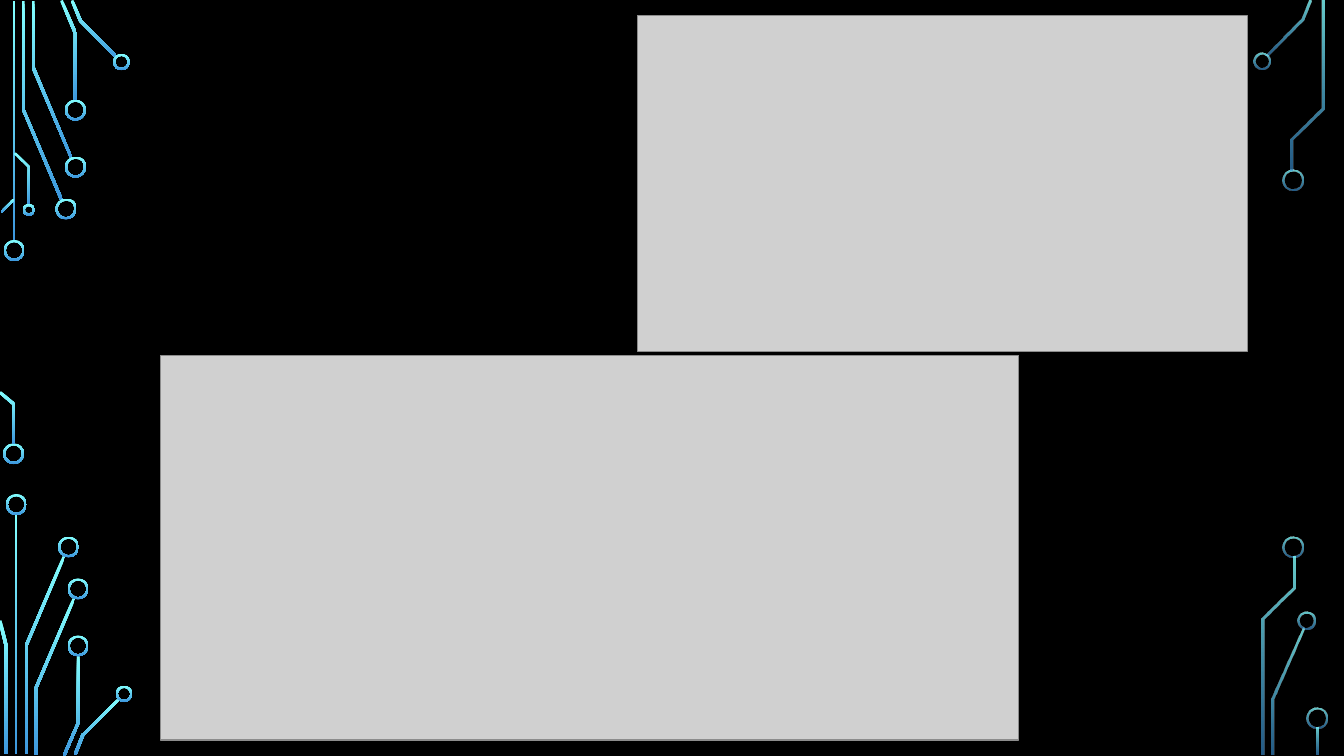
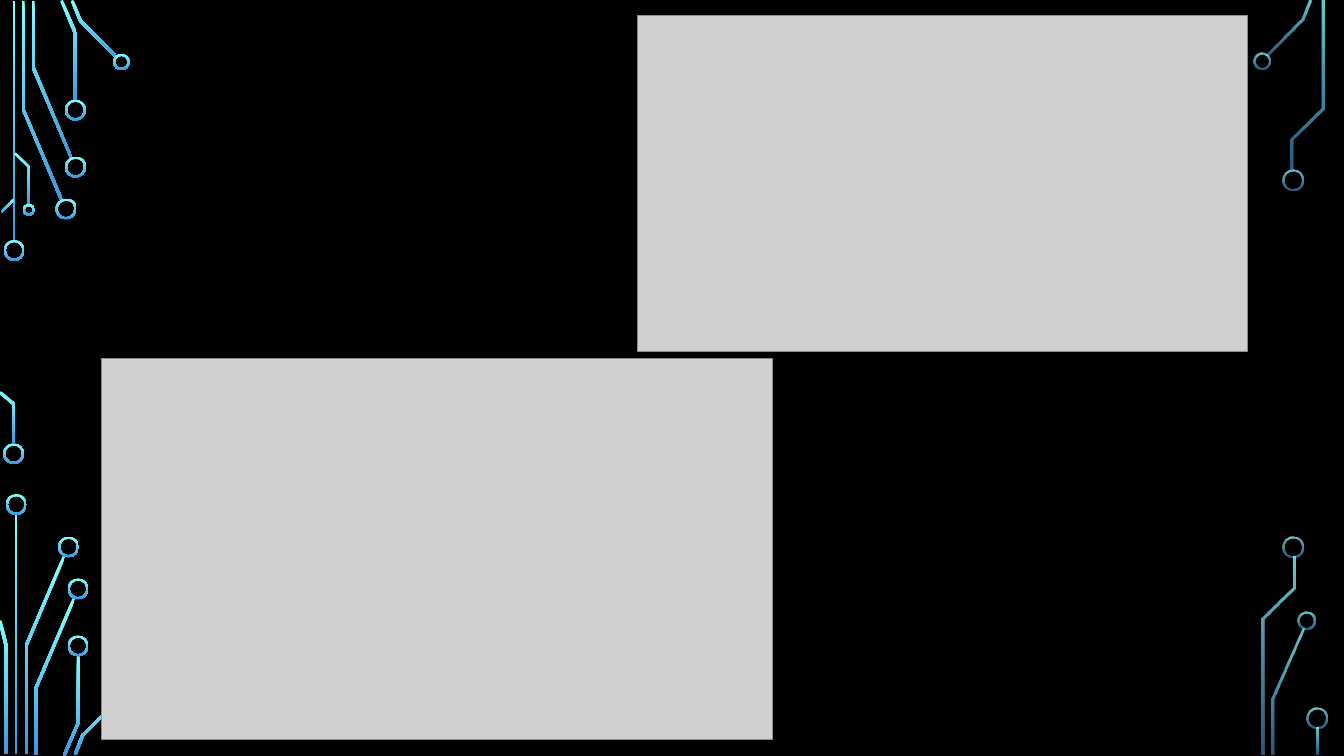
Before and after one commit to No-Country/c16-101-t-data-bi, a slide deck: slide 6 of Análisis del desgaste en el talento humano.pptx. Drawn at 1344x756 pixels with LibreOffice and Linux fonts; fonts in the diff are those of the drawing; grey boxes stand for pictures; background and template pictures are left out. Boxes give left, top, right and bottom in pixels: in the first picture for what was removed or moved away, otherwise in the second. Text is boxed around its words. In the diff, an @@ line names an element or a change of style, - is before the commit and + after.

```diff
--- a/Análisis del desgaste en el talento humano.pptx
+++ b/Análisis del desgaste en el talento humano.pptx
@@ picture: place and size @@
-picture at <box>160,355,1019,740</box>
+picture at <box>102,358,773,740</box>
@@ freeform shape removed at <box>116,686,133,702</box> @@
```
Also in this commit, not shown: 1 other slide changed, 2 other files.
